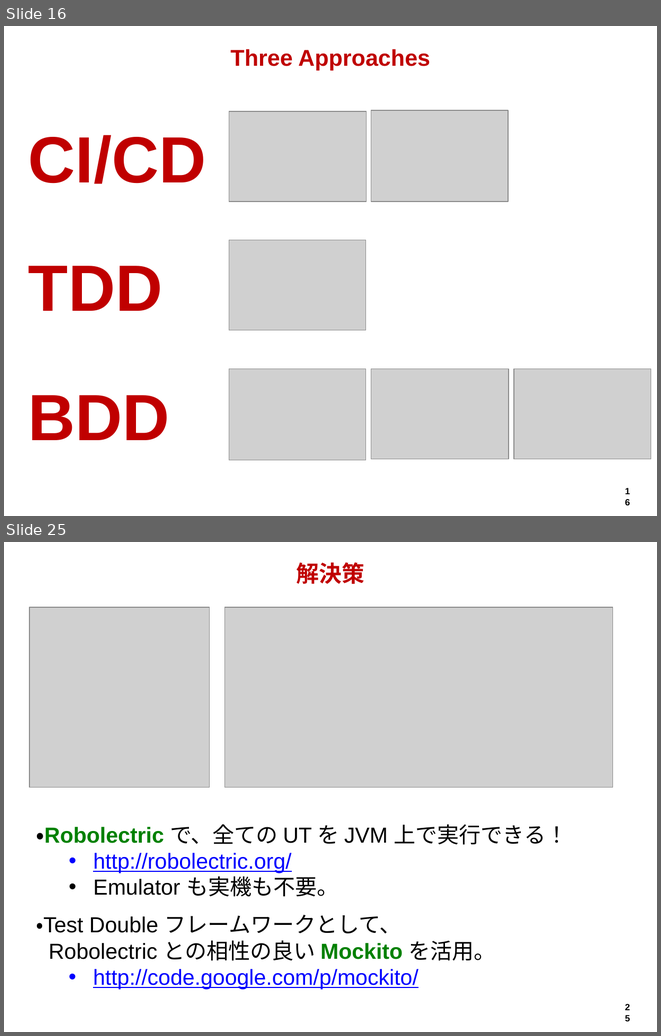
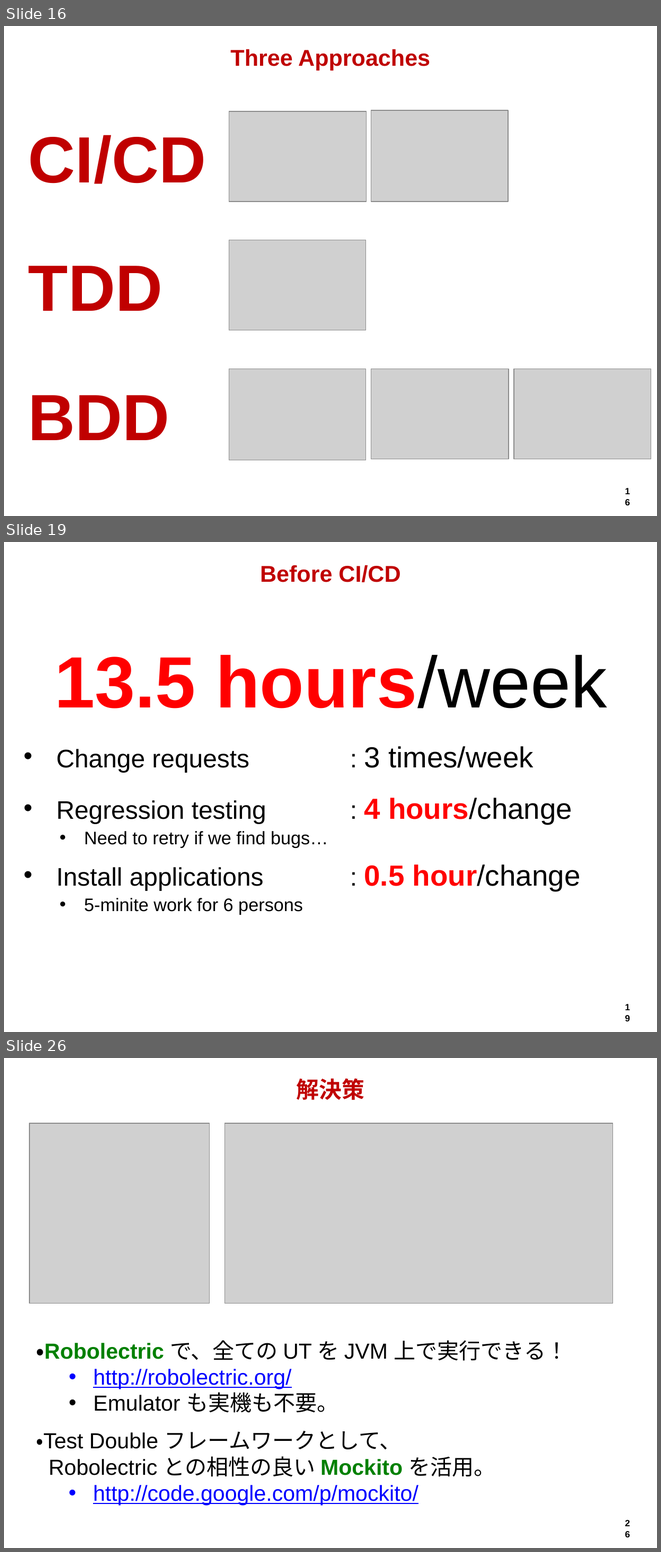
Before and after one commit to hageyahhoo/agile2014, a slide deck: presentations/TechnologyDrivenDevelopment.pptx. Shown one above the other, each under a label of ours: slides 16 and 25 before the commit, slides 16, 19 and 26 after it; the slides between them are not shown. The pictures are 661x1036 and 661x1552 pixels, drawn with LibreOffice and Linux fonts; fonts in the diff are those of the drawing; grey boxes stand for pictures; background and template pictures are left out. Boxes give left, top, right and bottom in pixels: in the first picture for what was removed or moved away, otherwise in the second. Text is boxed around its words. In the diff, an @@ line names an element or a change of style, - is before the commit and + after.

```diff
--- a/presentations/TechnologyDrivenDevelopment.pptx
+++ b/presentations/TechnologyDrivenDevelopment.pptx
@@ slide 19 added at [4,542,657,1032], background #FFFFFF; not listed: 1 template element that a slide beside it also shows @@
@@ title added at [260,565,400,582], 25.2 pt, text #C00000, bold @@
+Before CI/CD
@@ text added at [54,654,607,708], 80 pt, text #FF0000, bold @@
+13.5 hours/week
@@ text added at [56,746,533,772], 28 pt, text #000000 @@
+• Change requests : 3 times/week
@@ text added at [56,797,572,824], 28 pt, text #000000 @@
+• Regression testing : 4 hours/change
@@ text added at [84,831,328,847], 20 pt, text #000000 @@
+• Need to retry if we find bugs…
@@ text added at [56,864,581,891], 28 pt, text #000000 @@
+• Install applications : 0.5 hour/change
@@ text added at [84,898,303,914], 20 pt, text #000000 @@
+• 5-minite work for 6 persons
@@ what was slide 25 is now slide 26 @@
```
Also in this commit, not shown: 14 slides changed, 10 other slides added, 7 slides removed.
